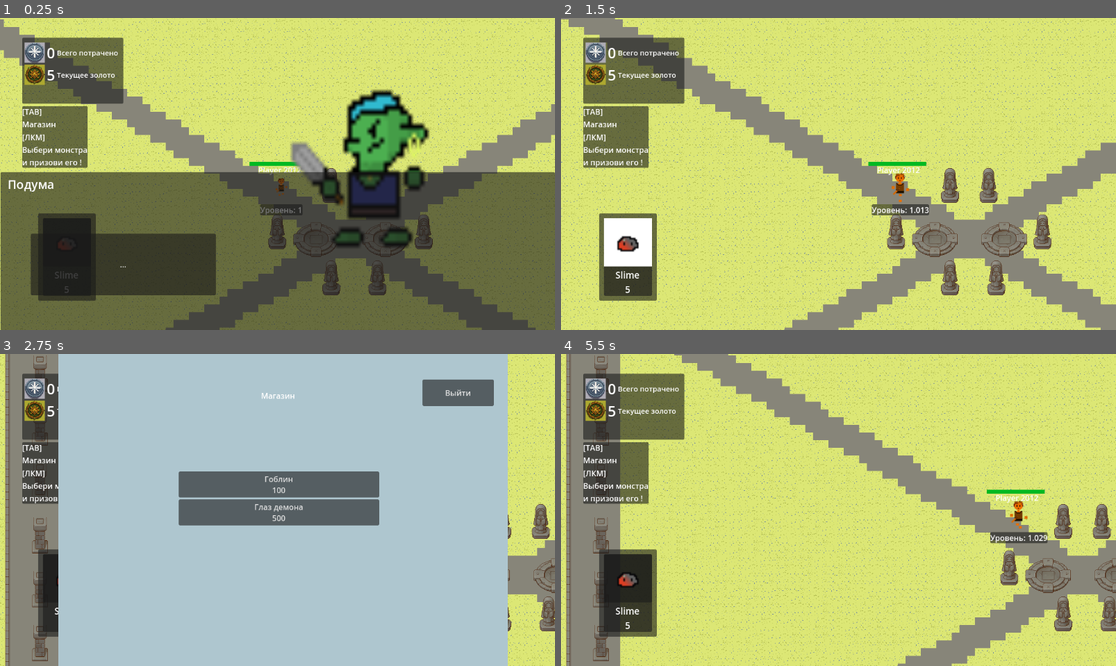
Above: before the commit, frames 1-4 (two rows, left to right).
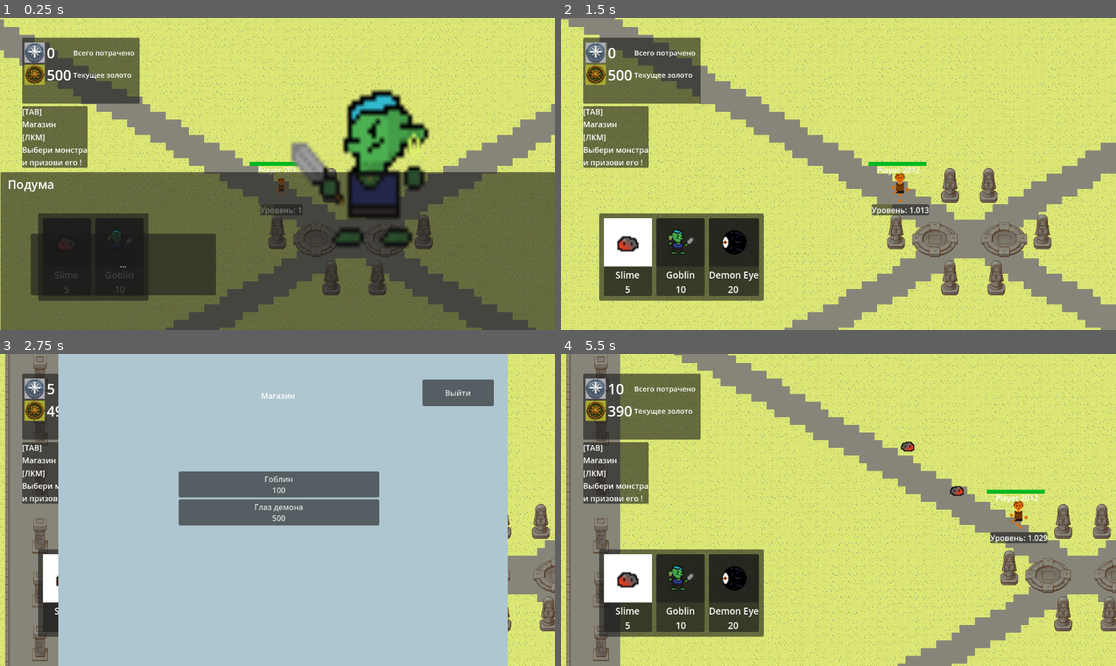
Above: after the commit, the same moments.

Repository: lunaro-4/WerewolfDestroyers
Game: Godot game, scene res://Scenes/main_scene.tscn
Same seed, same stepped clock (60 frames per second), same inputs: the game is played once before the commit and once after it. This scene is started directly instead of the project's main scene. The engine's default icon, where the game draws it, is replaced by a stand-in: a white triangle on a blue panel in a dark square.
Inputs (mouse positions are in pixels of both pictures, inside the frame that each line leads up to):
- Up to frame 1 (0.25 s): no input
- Up to frame 2 (1.5 s): click "..." at 0.5 s; click (627, 242) at 1.25 s
- Up to frame 3 (2.75 s): tap Enter (Suget) at 2 s; move the mouse to (399, 494) at 2.02 s; hold Right (right) from 2.03 s (still down); click (399, 494) at 2.1 s; tap Tab (Shop) at 2.27 s
- Up to frame 4 (5.5 s): release Right (right) at 2.75 s; click "Гоблин 100" at 2.75 s; click "Глаз демона 500" at 3.5 s; tap Space at 4.25 s; drag from (727, 525) to (1016, 519) at 4.27 s; tap Enter (Suget) at 5, 5.1 s; move the mouse to (894, 441) at 5.02 s; hold Right (right) from 5.03 s (still down); click (894, 441) at 5.3 s

The runs differ from the first frame. In frame 1, 3.2% of the frame differs, in the area x 10-27%, y 6-91%; in frame 2, 6.4%; in frame 3, 0.5%; in frame 4, 7.8%, in the area x 7-73%, y 6-91%.

Commit message:
Изменения в анимации; добавил новый компонент

Diff:
--- a/CustomComponents/PathfindingLogic.gd
+++ b/CustomComponents/PathfindingLogic.gd
@@ -32,17 +32,14 @@
 ## Выход для пути (куда должна двигаться сущность)
 @export var target_path_vector : Vector2
 
-## Задаем названия для локальных нодов
-
+# Задаем названия для локальных нодов
 @onready var nav_agent = $NavigationAgent2D as NavigationAgent2D
-
 @onready var pathfinding_timer = $UpdatePathTimer as Timer
 
 
 
 
 func makepath():
-	#print("[]")
 	if target == null:
 		target_path_vector = Vector2(0,0)
 		if get_parent().has_method("animate_sprite"):
@@ -67,12 +64,3 @@
 func pathfinding_init():
 	start_pathfinding()
 	makepath()
-
-
-
-func _ready():
-	pass
-
-
-func _process(_delta):
-	pass
--- /dev/null
+++ b/CustomComponents/animation_component.gd
@@ -0,0 +1,76 @@
+class_name AnimationComponent extends Node
+
+@export var main_sprite : AnimatedSprite2D
+
+@export var attack_sprite_1 : AnimatedSprite2D
+@export var delay_sprite_1 : AnimatedSprite2D
+
+
+@export var invert_h_flip : bool
+@export var horisontal_flip : bool
+@export var vertical_flip : bool
+@export var look_at_target : Node2D
+
+const EMPTY_VECTOR = Vector2(0,0)
+
+var direction :Vector2
+
+@onready var animation_object = get_parent() as Node2D
+#@onready var direction : Vector2
+
+func _ready():
+	PresenceCheck.check(main_sprite, 'AnimatedSprite2D', self, true)
+	if attack_sprite_1:
+		attack_sprite_1.animation_looped.connect(_on_attack_sprite_1_animaton_looped)
+	if delay_sprite_1:
+		delay_sprite_1.animation_looped.connect(_on_delay_sprite_1_animaton_looped)
+	pass
+
+
+func h_flip_sprite(sprite: AnimatedSprite2D):
+
+	if (direction.x >= 0 and invert_h_flip) or (direction.x < 0 and !invert_h_flip):
+		sprite.flip_h = true
+	else:
+		sprite.flip_h = false
+	pass
+
+
+func animate(switch : bool, _direction: Vector2 = EMPTY_VECTOR):
+	direction = _direction
+	if switch:
+		main_sprite.play()
+	elif switch == false:
+		main_sprite.stop()
+		return
+	if direction != EMPTY_VECTOR:
+		h_flip_sprite(main_sprite)
+
+
+
+
+func animate_attack(hit_wait : float, attack_index : int = 1):
+	main_sprite.visible = false
+	if attack_index == 1:
+		PresenceCheck.check(attack_sprite_1, "AttackSprite1", self, true)
+		attack_sprite_1.sprite_frames.set_animation_speed("default", 1)
+		attack_sprite_1.set_frame(0)
+		attack_sprite_1.visible = true
+		var speed = attack_sprite_1.sprite_frames.get_frame_count("default")/hit_wait
+		attack_sprite_1.play("", speed)
+		h_flip_sprite(attack_sprite_1)
+		pass
+	pass
+
+
+func _on_attack_sprite_1_animaton_looped():
+	main_sprite.visible = true
+	attack_sprite_1.visible = false
+	pass
+
+
+func _on_delay_sprite_1_animaton_looped():
+	pass
+
+
+# main_sprite.rotation =to_local(player.get_global_position()).angle()
--- /dev/null
+++ b/CustomComponents/animation_component.tscn
@@ -0,0 +1,6 @@
+[gd_scene load_steps=2 format=3 uid="uid://c67gnj668snc6"]
+
+[ext_resource type="Script" path="res://CustomComponents/animation_component.gd" id="1_jot5d"]
+
+[node name="AnimationComponent" type="Node"]
+script = ExtResource("1_jot5d")
--- a/CustomComponents/attack_component.gd
+++ b/CustomComponents/attack_component.gd
@@ -5,11 +5,16 @@
 @export var speed_modifyer : float = 1
 @export var hitbox : HitBoxComponent
 
+var attack_is_on : bool
+
 
 signal attack_finished
 
 ## Метод атаки
 func attack():
+	if attack_is_on:
+		return
+	attack_is_on = true
 	var delay_wait = delay * speed_modifyer
 	var hit_wait = hit_window * speed_modifyer
 	animate_delay(delay_wait, hit_wait)
@@ -20,6 +25,7 @@
 	swich_hitbox_state(hitbox_collisions_array, false)
 	await wait(hit_wait)
 	swich_hitbox_state(hitbox_collisions_array, true)
+	attack_is_on = false
 	attack_finished.emit()
 
 
@@ -44,6 +50,7 @@
 		item.disabled = state
 
 func _ready():
+	PresenceCheck.check(hitbox, "HitBoxComponent", self, true)
 	if speed_modifyer == 0:
 		speed_modifyer = 1
 	else:
--- /dev/null
+++ b/CustomComponents/check_script.gd
@@ -0,0 +1,15 @@
+class_name PresenceCheck
+
+
+"""
+
+PresenceCheck.check(<variable_to_check>, <"ClassStringName">, self)
+
+"""
+
+static func check(component : Node, component_name, sender:Node, alert: bool = false):
+	if !component:
+		var message =str(component_name,  " is not connected at ", sender, ", ",sender.get_parent(),", ",sender.get_parent().get_parent(), " !")
+		print(message)
+		if alert:
+			assert(false, message)
--- a/CustomComponents/hit_box_component.gd
+++ b/CustomComponents/hit_box_component.gd
@@ -30,17 +30,14 @@
 ## Проверяем, что компонент атаки подключен.
 ## иначе урон проходить не будет!
 func _ready():
-	if attack_component == null:
-		print("Attack component not attached at: ", self, " ", get_parent())
-		assert(attack_component != null)
-	pass
+	PresenceCheck.check(attack_component, 'AttackComponent', self, true)
 
-## Если компонент анимации подключен, посылаем сигнал анимации
+## Если компонент анимации подключен, посылаем сигнал анимации атаки
 func animate(hit_wait):
-	#print("animate")
 	if hit_animation_object != null and hit_animation_object.has_method("animate"):
 		hit_animation_object.animate(hit_wait)
 
+## Если компонент анимации подключен, посылаем сигнал анимации задержки
 func animate_delay(delay_wait, hit_wait):
 	if hit_animation_object != null and hit_animation_object.has_method("animate_delay"):
 		hit_animation_object.animate_delay(delay_wait, hit_wait)
@@ -49,11 +46,8 @@
 
 
 func _process(_delta):
-	#if mouse_position != DEFAULT_POSITION:
-		#position = mouse_position
 	if follow_coursor:
 		position =  get_global_mouse_position() - get_parent().global_position
-		#mouse_position =
 	if ray_coursor:
 		look_at(get_global_mouse_position())
 		rotation_degrees += add_rotation
--- a/Scenes/goblin.tscn
+++ b/Scenes/goblin.tscn
@@ -6,6 +6,7 @@
 [ext_resource type="Script" path="res://Scripts/slime_attack_1.gd" id="3_khu4d"]
 [ext_resource type="Texture2D" uid="uid://blhi8rahhqeey" path="res://Assets/EntitySprite/goblin_attack.png" id="5_6k38q"]
 [ext_resource type="Script" path="res://CustomComponents/detection_area.gd" id="5_kn1yv"]
+[ext_resource type="PackedScene" uid="uid://c67gnj668snc6" path="res://CustomComponents/animation_component.tscn" id="7_i2jsl"]
 
 [sub_resource type="RectangleShape2D" id="RectangleShape2D_enj3w"]
 size = Vector2(92.5, 113.75)
@@ -245,10 +246,11 @@
 damage = 2.0
 hit_animation_object = NodePath("Animation")
 
-[node name="Animation" type="Node2D" parent="Attacks/HitBoxComponent" index="0" node_paths=PackedStringArray("main_sprite", "attack_sprite")]
+[node name="Animation" type="Node2D" parent="Attacks/HitBoxComponent" index="0" node_paths=PackedStringArray("main_sprite", "attack_sprite", "animation_component")]
 script = ExtResource("3_khu4d")
 main_sprite = NodePath("../../../MainSprite")
 attack_sprite = NodePath("../../../AttackSprite")
+animation_component = NodePath("../../../AnimationComponent")
 
 [node name="CollisionShape2D" type="CollisionShape2D" parent="Attacks/HitBoxComponent" index="1"]
 position = Vector2(45, -2.5)
@@ -282,4 +284,8 @@
 shape = SubResource("CircleShape2D_283ls")
 disabled = true
 
+[node name="AnimationComponent" parent="." index="11" node_paths=PackedStringArray("main_sprite", "attack_sprite_1") instance=ExtResource("7_i2jsl")]
+main_sprite = NodePath("../MainSprite")
+attack_sprite_1 = NodePath("../AttackSprite")
+
 [connection signal="animation_looped" from="AttackSprite" to="Attacks/HitBoxComponent/Animation" method="_on_attack_sprite_animation_finished"]
--- a/Scripts/goblin.gd
+++ b/Scripts/goblin.gd
@@ -42,26 +42,24 @@
 func _physics_process(_delta):
 	#print(is_static)
 	if is_static == true:
-		animate_sprite(false)
+		$AnimationComponent.animate(false)
 	elif is_static == false:
-		animate_sprite(true)
 		direction = pathfinder.target_path_vector
-		if direction.x< 0:
-			main_sprite.flip_h = true
-			attack_sprite.flip_h = true
-		else:
-			main_sprite.flip_h = false
-			attack_sprite.flip_h = false
+		$AnimationComponent.animate(true, direction)
+		#if direction.x< 0:
+			#main_sprite.flip_h = true
+			#attack_sprite.flip_h = true
+		#else:
+			#main_sprite.flip_h = false
+			#attack_sprite.flip_h = false
 		velocity = direction * SPEED
 
 
 		move_and_slide()
 
-func animate_sprite(swith : bool):
-	if swith:
-		main_sprite.play()
-	elif swith == false:
-		main_sprite.stop()
+func animate_sprite(switch : bool):
+	pass
+
 
 func _on_health_component_on_health_decrease(_value):
 	#print(self, " got hit for ", value)
--- a/Scripts/level.gd
+++ b/Scripts/level.gd
@@ -16,7 +16,6 @@
 
 
 func _ready():
-	print(chosen_creature)
 	refresh_gold_lable()
 	$PauseMenulayer.visible = true
 	$Shop.visible = true
@@ -42,7 +41,7 @@
 
 
 @onready var total_spent = 0
-@onready var current_gold :=5
+@onready var current_gold :=500
 
 
 func set_gold_lable_text(text):
@@ -111,8 +110,8 @@
 @onready var eye_panel = %EyePanel as Panel
 
 
-@onready var goblin_unlocked : bool = false
-@onready var eye_unlocked : bool = false
+@onready var goblin_unlocked : bool = true
+@onready var eye_unlocked : bool = true
 
 @onready var mouse_over_button := false
 
--- a/Scripts/slime_attack_1.gd
+++ b/Scripts/slime_attack_1.gd
@@ -3,6 +3,7 @@
 
 @export var main_sprite : AnimatedSprite2D
 @export var attack_sprite : AnimatedSprite2D
+@export var animation_component : AnimationComponent
 
 #signal here_animation_finished
 
@@ -10,16 +11,18 @@
 	pass
 
 func animate(_hit_wait):
-	attack_sprite.sprite_frames.set_animation_speed("default", 1)
-	attack_sprite.set_frame(0)
-	main_sprite.visible = false
-	attack_sprite.visible = true
-	attack_sprite.play("", attack_sprite.sprite_frames.get_frame_count("default")/_hit_wait)
+	animation_component.animate_attack(_hit_wait)
+	#attack_sprite.sprite_frames.set_animation_speed("default", 1)
+	#attack_sprite.set_frame(0)
+	#main_sprite.visible = false
+	#attack_sprite.visible = true
+	#attack_sprite.play("", attack_sprite.sprite_frames.get_frame_count("default")/_hit_wait)
 
 
 func _on_attack_sprite_animation_finished():
 	#print("signal!")
 	#here_animation_finished.emit()
-	main_sprite.visible = true
-	attack_sprite.visible = false
-	attack_sprite.stop()
+	#main_sprite.visible = true
+	#attack_sprite.visible = false
+	#attack_sprite.stop()
+	pass
Not shown: 1 places in Scenes/goblin.tscn that only renumber resources
Not shown, added: export_presets.cfg
